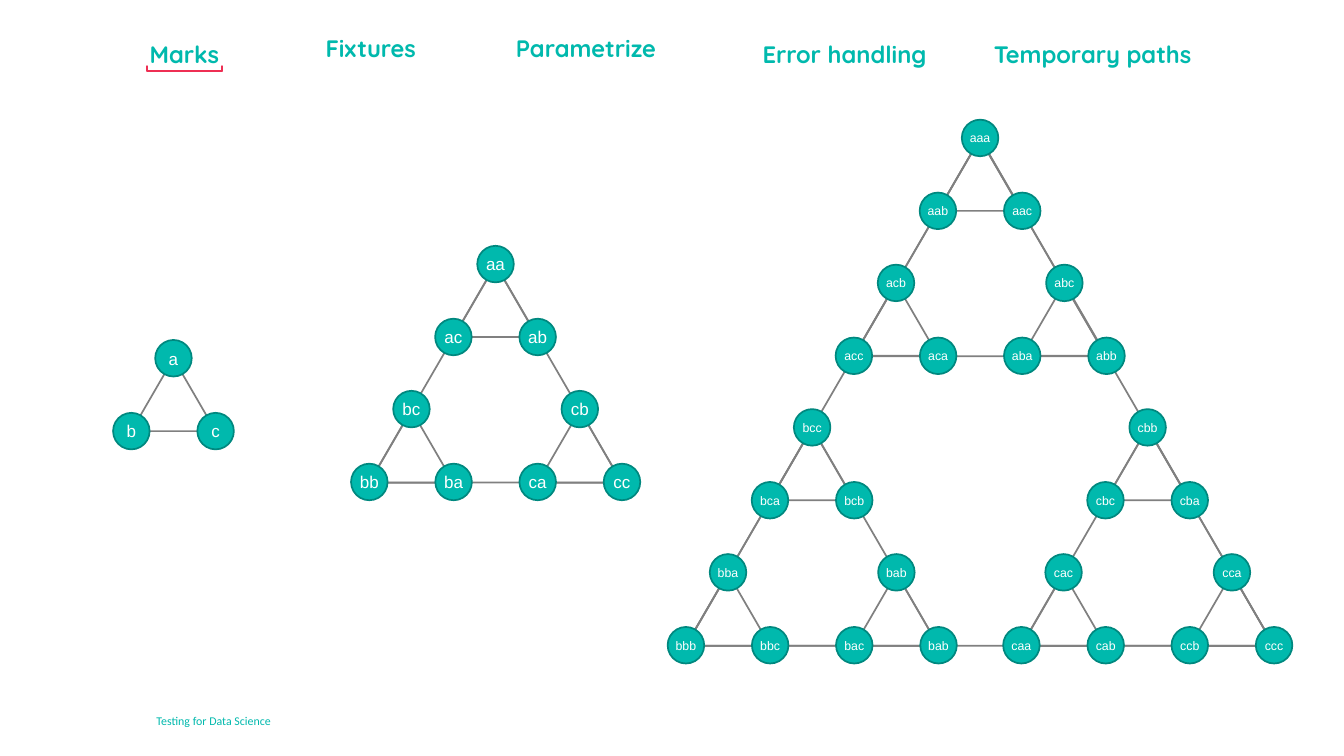
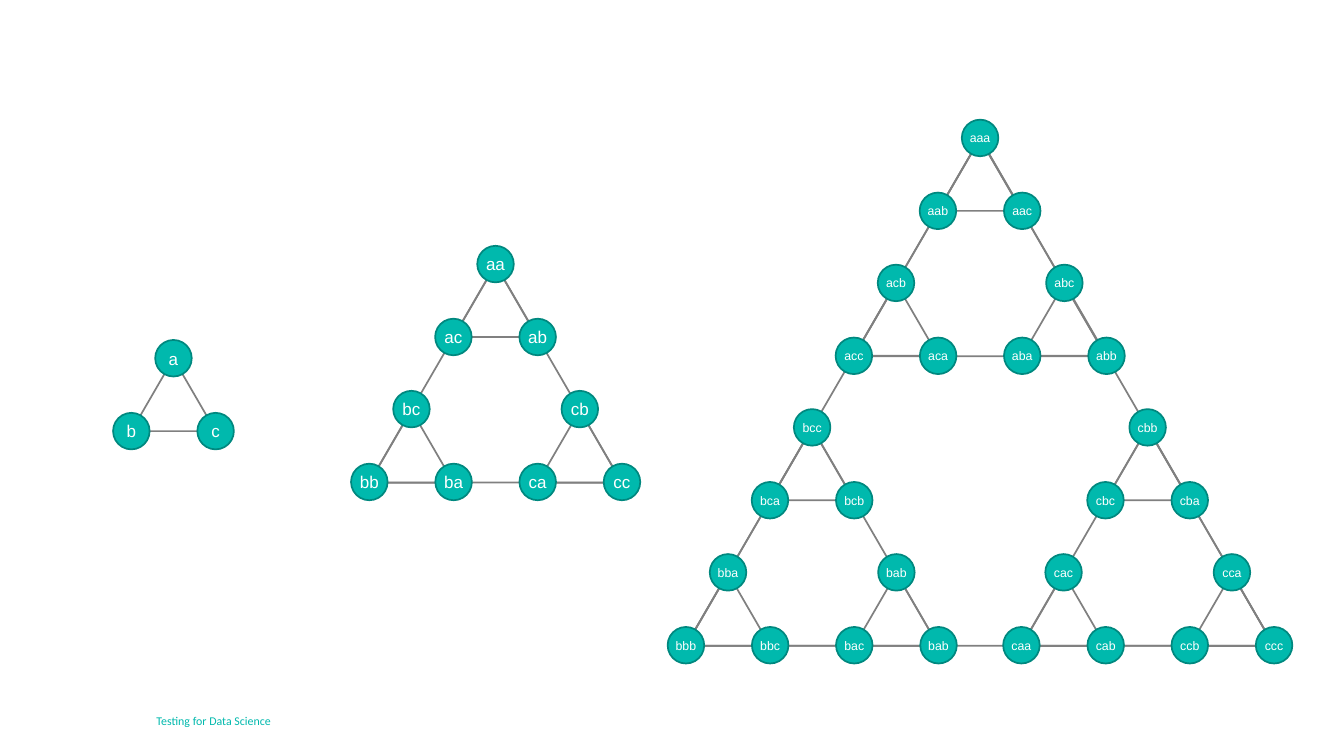
Before and after one commit to jasperderikx-bdr/testing_for_ds_day_1, a slide deck: slide 22 of data/notes/slides_day_1.pptx (slide 7 before the commit). Drawn at 1344x756 pixels with LibreOffice and Linux fonts; fonts in the diff are those of the drawing; background and template pictures are left out. Boxes give left, top, right and bottom in pixels: in the first picture for what was removed or moved away, otherwise in the second. Text is boxed around its words. In the diff, an @@ line names an element or a change of style, - is before the commit and + after.

```diff
--- a/data/notes/slides_day_1.pptx
+++ b/data/notes/slides_day_1.pptx
@@ text removed at bbox=[150, 45, 219, 64] @@
-          Marks
@@ text removed at bbox=[326, 40, 416, 58] @@
-Fixtures
@@ text removed at bbox=[516, 40, 656, 58] @@
-Parametrize
@@ text removed at bbox=[763, 45, 927, 68] @@
-          Error handling
@@ text removed at bbox=[994, 45, 1192, 68] @@
-          Temporary paths
@@ line removed from (147, 66) to (147, 71) @@
@@ line removed from (147, 71) to (222, 71) @@
@@ line removed from (222, 66) to (222, 71) @@
```
Also in this commit, not shown: 9 other slides changed, 2 slides removed, 5 other files.
